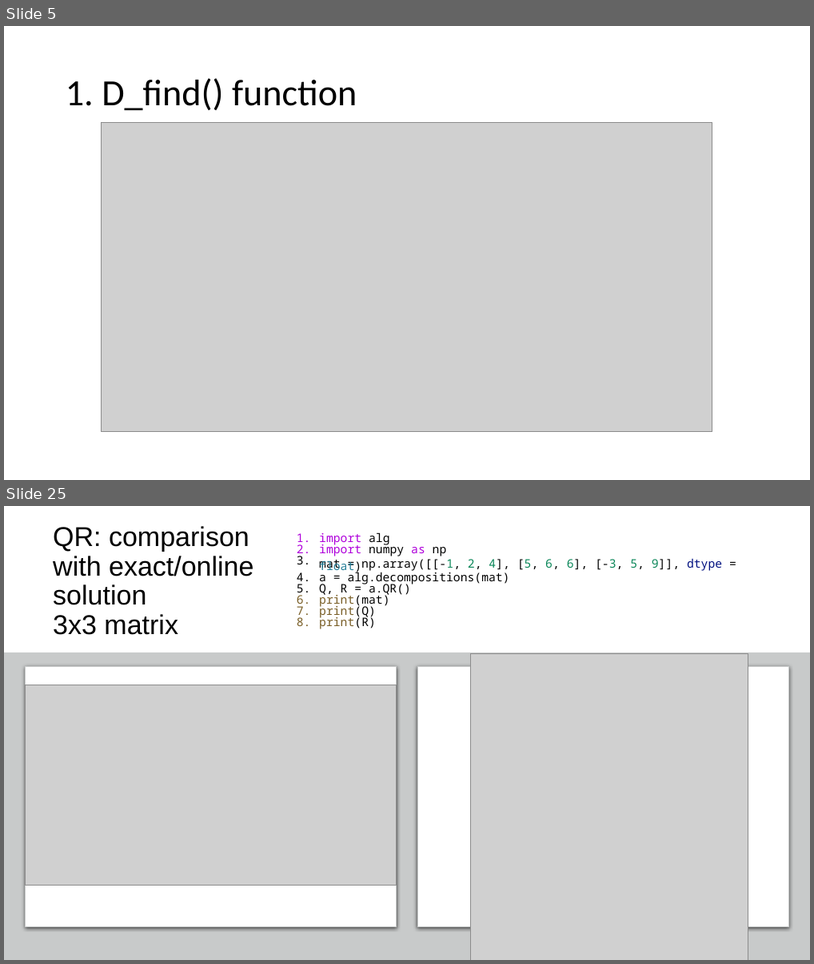
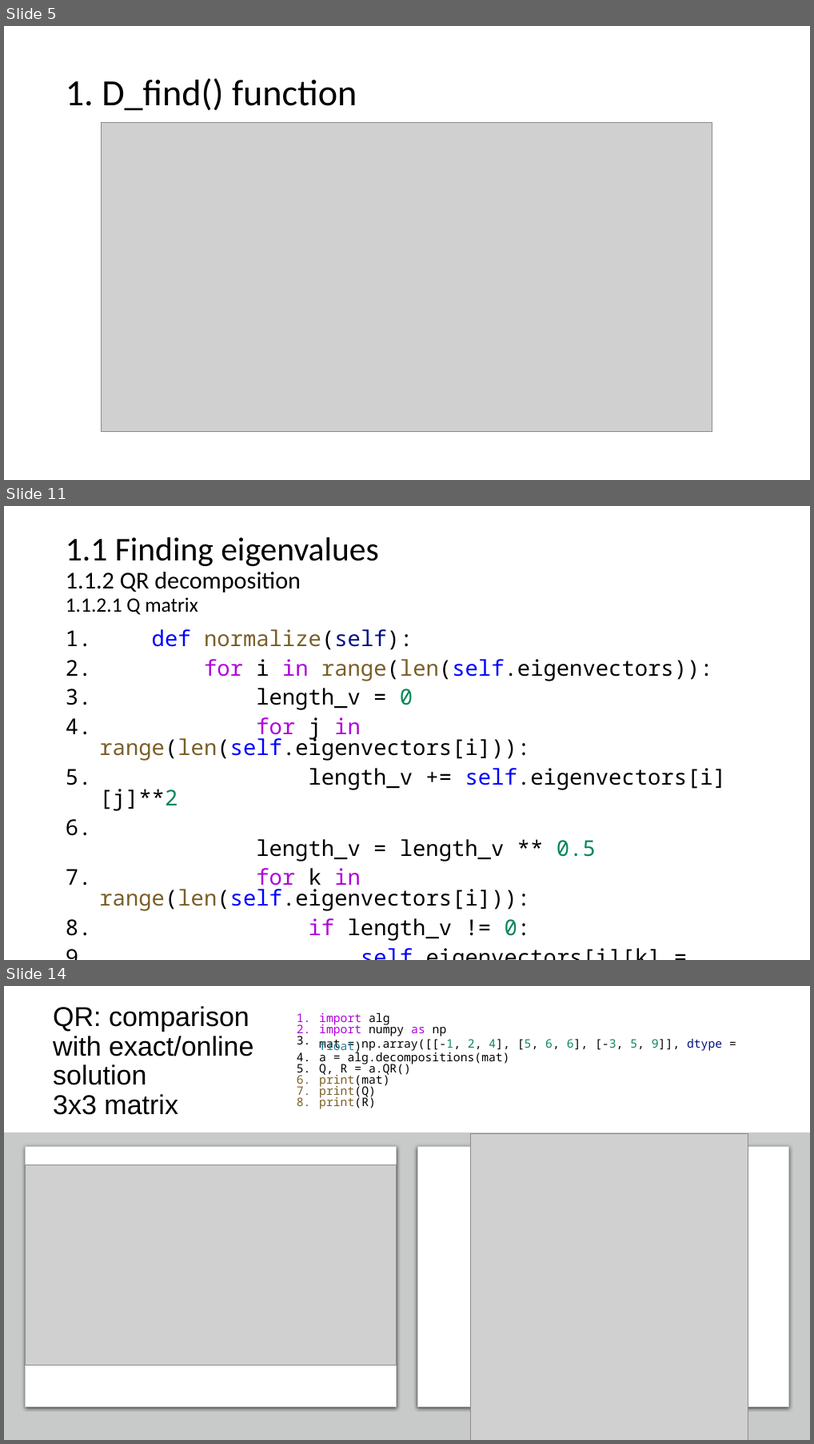
Before and after one commit to netalydana28/Python2, a slide deck: project3/algebra.pptx. Shown one above the other, each under a label of ours: slides 5 and 25 before the commit, slides 5, 11 and 14 after it; the slides between them are not shown. The pictures are 814x964 and 814x1444 pixels, drawn with LibreOffice and Linux fonts; fonts in the diff are those of the drawing; grey boxes stand for pictures. Boxes give left, top, right and bottom in pixels: in the first picture for what was removed or moved away, otherwise in the second. Text is boxed around its words. In the diff, an @@ line names an element or a change of style, - is before the commit and + after.

```diff
--- a/project3/algebra.pptx
+++ b/project3/algebra.pptx
@@ slide 11 added at <box>4,506,810,960</box>, background #FFFFFF @@
@@ title added at <box>66,537,379,615</box>, 39.6 pt, text #000000 @@
+1.1 Finding eigenvalues
+1.1.2 QR decomposition
+1.1.2.1 Q matrix
@@ text added at <box>99,629,726,940</box>, 25.9 pt, text #000000 @@
+1. def normalize(self):
+2. for i in range(len(self.eigenvectors)):
+3. length_v = 0
+4. for j in range(len(self.eigenvectors[i])):
+5. length_v += self.eigenvectors[i][j]**2
+6. length_v = length_v ** 0.5
+7. for k in range(len(self.eigenvectors[i])):
+8. if length_v != 0:
+9. self.eigenvectors[i][k] = self.eigenvectors[i][k]/length_v
@@ what was slide 25 is now slide 14 @@
```
Also in this commit, not shown: 4 slides changed, 12 other slides added, 5 slides removed, 2 other files.
